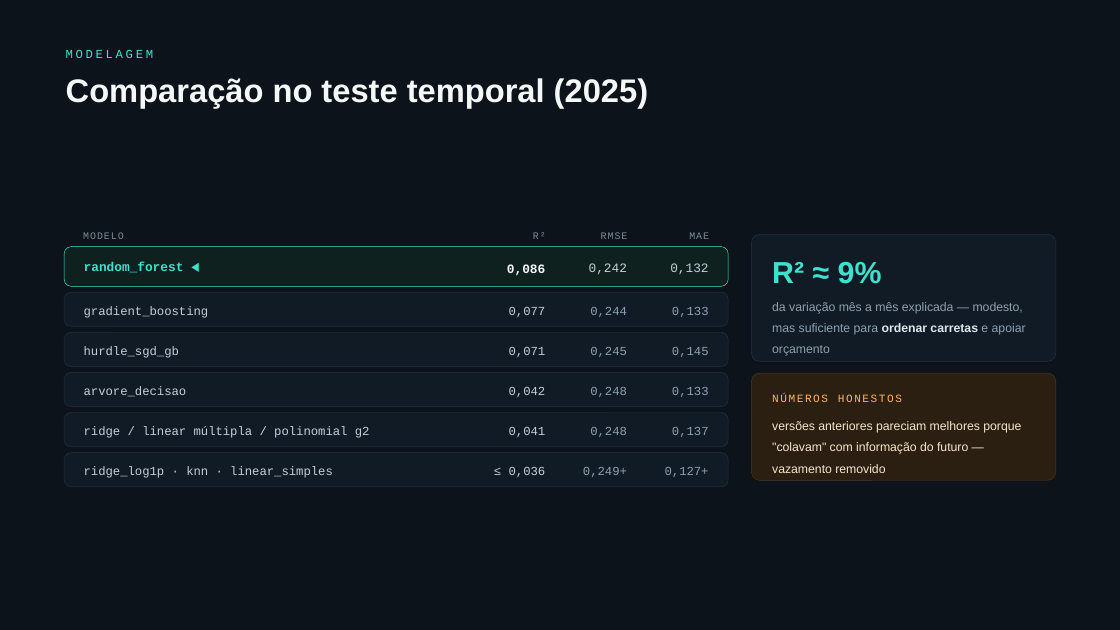
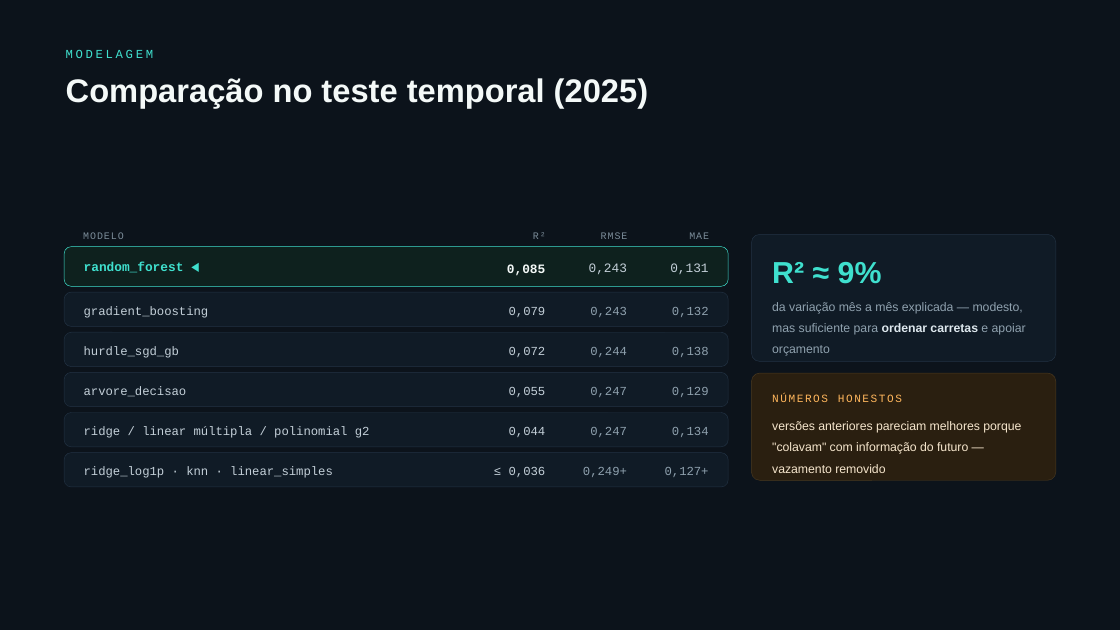
Before and after one commit to giovanicani/quatro_norte, a slide deck: slide 49 of docs/entregas/Apresentacao_QuatroNorte_v2.pptx. Drawn at 1120x630 pixels with LibreOffice and Linux fonts; fonts in the diff are those of the drawing. Boxes give left, top, right and bottom in pixels: in the first picture for what was removed or moved away, otherwise in the second. Text is boxed around its words. In the diff, an @@ line names an element or a change of style, - is before the commit and + after.

```diff
--- a/docs/entregas/Apresentacao_QuatroNorte_v2.pptx
+++ b/docs/entregas/Apresentacao_QuatroNorte_v2.pptx
@@ text at (x1=670, y1=263, x2=708, y2=274): text changed @@
-0,132
+0,131
@@ text at (x1=509, y1=307, x2=546, y2=317): text changed @@
-0,077
+0,079
@@ text at (x1=590, y1=307, x2=627, y2=317): text changed @@
-0,244
+0,243
@@ text at (x1=509, y1=347, x2=546, y2=357): text changed @@
-0,071
+0,072
@@ text at (x1=590, y1=347, x2=627, y2=357): text changed @@
-0,245
+0,244
@@ text at (x1=672, y1=347, x2=709, y2=357): text changed @@
-0,145
+0,138
@@ text at (x1=509, y1=387, x2=546, y2=397): text changed @@
-0,042
+0,055
@@ text at (x1=590, y1=387, x2=627, y2=397): text changed @@
-0,248
+0,247
@@ text at (x1=672, y1=387, x2=709, y2=397): text changed @@
-0,133
+0,129
@@ text at (x1=509, y1=427, x2=546, y2=437): text changed @@
-0,041
+0,044
@@ text at (x1=590, y1=427, x2=627, y2=437): text changed @@
-0,248
+0,247
@@ text at (x1=672, y1=427, x2=709, y2=437): text changed @@
-0,137
+0,134
```
Also in this commit, not shown: 8 other slides changed, 3 other files.
